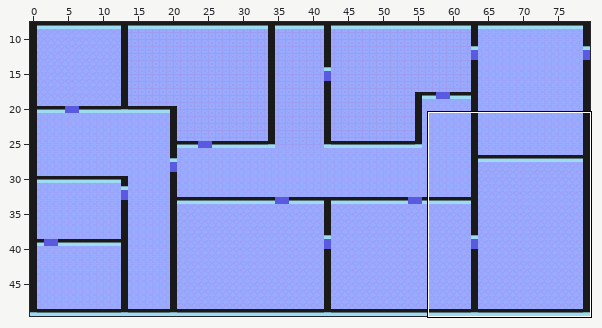
A Tiled map gets an edit: assets/tilemaps/level1.tmx. The first picture is a wide view before the edit; the outline marks the close-up.
Close-up. Earlier state:
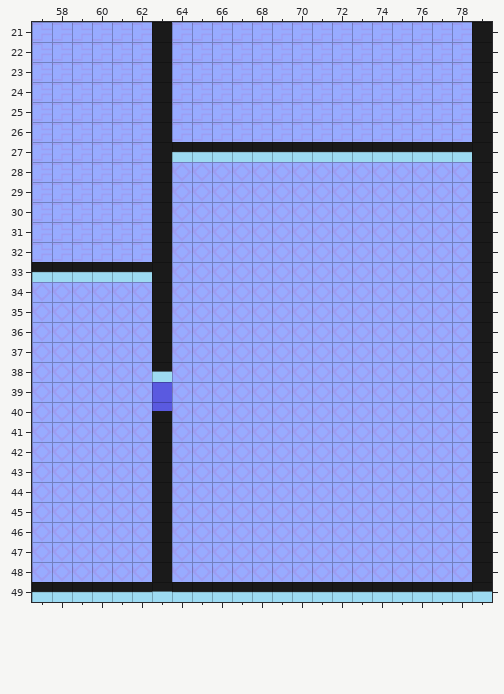
Cells are 32x32 px. Shown: x 57..79, y 21..49. The commit also changed other parts of the map, which this record leaves out.
New version:
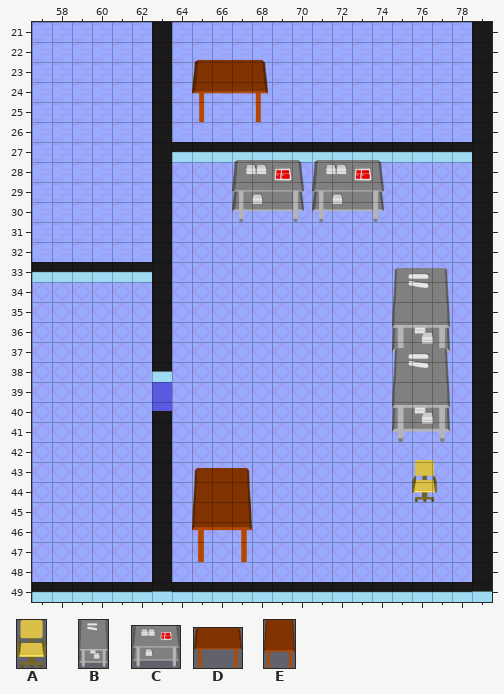
Key: from "sprites": A 20 "chair", B 31 "str_table_sd", C 32 "str_tablw_fr", D 33 "table_front", E 34 "table_side".
_ is an empty cell.
Tiles of an added or newly shown layer are drawn over the layers below it.
From old to new:
Layer "objects" (added):
There is now tile A in row 44 at x 76.
There is now tile B in row 37 at x 75; in row 41 at x 75.
There is now tile C in row 30 at x 67 and 71.
There is now tile D in row 25 at x 65.
There is now tile E in row 47 at x 65.
